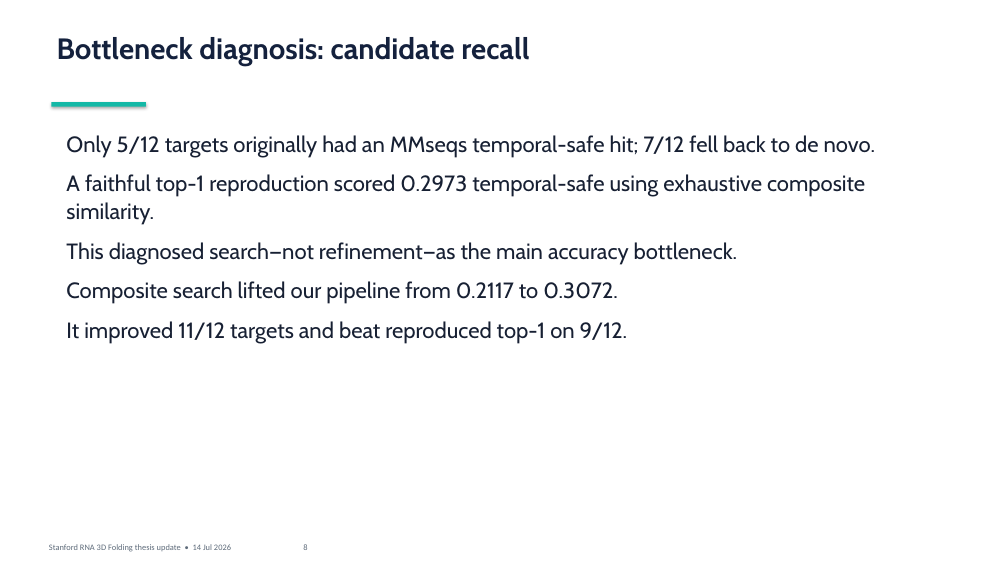
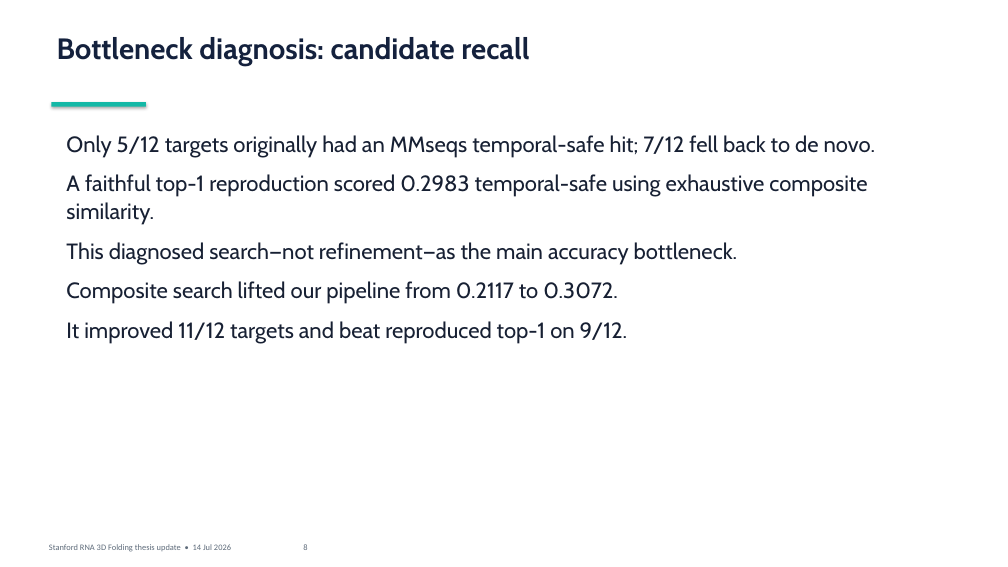
Before and after one commit to datdo15100/StandfordRNA, a slide deck: slide 8 of presentation/2026-07-14-supervisor-update/supervisor_update.pptx. Drawn at 1008x567 pixels with LibreOffice and Linux fonts; fonts in the diff are those of the drawing. Boxes give left, top, right and bottom in pixels: in the first picture for what was removed or moved away, otherwise in the second. Text is boxed around its words. In the diff, an @@ line names an element or a change of style, - is before the commit and + after.

Commit message:
Update supervisor deck with clean-machine reproductions

```diff
--- a/presentation/2026-07-14-supervisor-update/supervisor_update.pptx
+++ b/presentation/2026-07-14-supervisor-update/supervisor_update.pptx
@@ text at (x1=66, y1=174, x2=867, y2=225): text changed @@
-A faithful top-1 reproduction scored 0.2973 temporal-safe using exhaustive composite similarity.
+A faithful top-1 reproduction scored 0.2983 temporal-safe using exhaustive composite similarity.
```
Also in this commit, not shown: 1 other slide changed, 6 other files.
